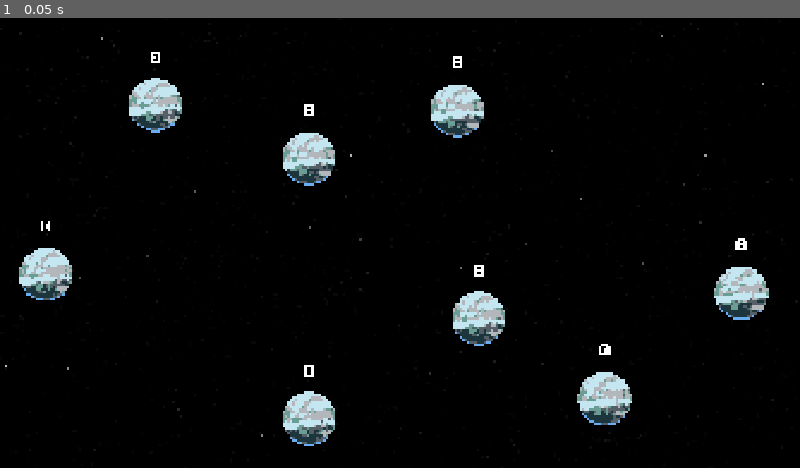
Above: before the commit, frame 1.
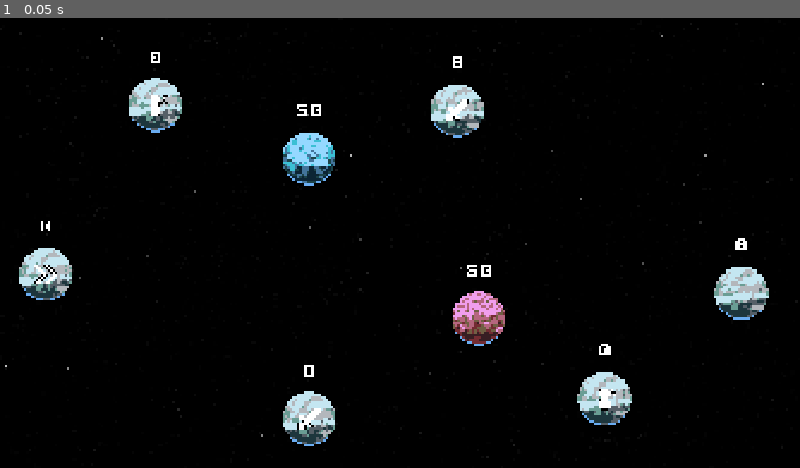
Above: after the commit, the same moment.

Repository: ClemiDouce/cell-capture-game
Game: Godot game, scene res://screen/game_screen/game_screen.tscn
The game is run twice, just before and just after one commit, with the same random seed, the same clock (stepped at 60 frames per second) and the same inputs.
Inputs:
- Up to frame 1 (0.05 s): no input

The runs differ from the first frame. In frame 1, 1.5% of the frame differs, in the area x 4-77%, y 17-92%.

Commit message:
correct script

Diff:
--- a/content/cell/base_cell.tscn
+++ b/content/cell/base_cell.tscn
@@ -1,5 +1,6 @@
-[gd_scene load_steps=7 format=3 uid="uid://x33lho3e47ha"]
+[gd_scene load_steps=8 format=3 uid="uid://x33lho3e47ha"]
 
+[ext_resource type="Script" uid="uid://dceh51bcnw38h" path="res://content/cell/base_cell.gd" id="1_g4qp5"]
 [ext_resource type="FontFile" uid="uid://b35vo7gmv46pk" path="res://assets/font/Pixel_Promise_Monospaced.ttf" id="2_143sp"]
 [ext_resource type="Texture2D" uid="uid://2xexlganm6fl" path="res://assets/art/planets/big_planets.png" id="2_g4qp5"]
 [ext_resource type="Material" uid="uid://c20of8ktqtn3f" path="res://assets/shaders/outline_shader.tres" id="4_g4qp5"]
@@ -15,6 +16,7 @@
 [node name="BaseCell" type="Area2D"]
 collision_layer = 4
 collision_mask = 0
+script = ExtResource("1_g4qp5")
 
 [node name="CellSprite" type="Sprite2D" parent="."]
 unique_name_in_owner = true
